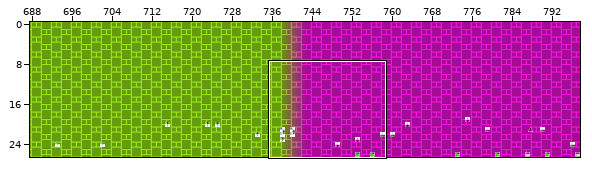
Tiled map, stored at levels/chr_data/tmx/baseafterbase.tmx. Above, an overview of the earlier version with the close-up marked.
Close-up. Earlier state:
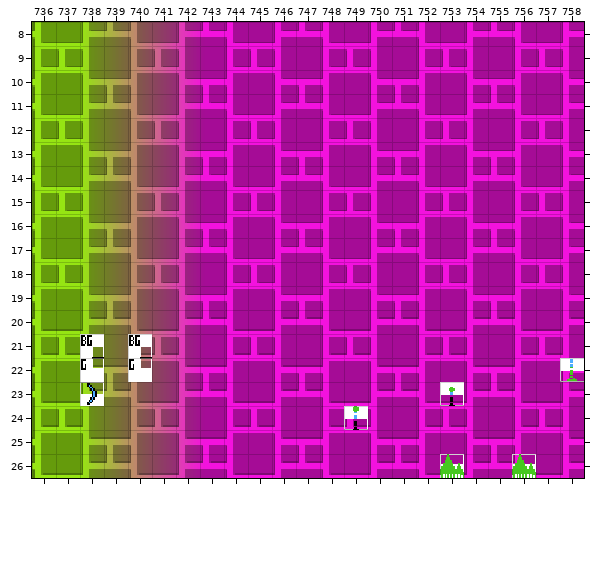
Cells are 16x16 px. Shown: x 736..758, y 8..26. The commit also changed other parts of the map, which this record leaves out. Not drawn, because the pictures are missing: unchanged layer "Layer 2".
The result:
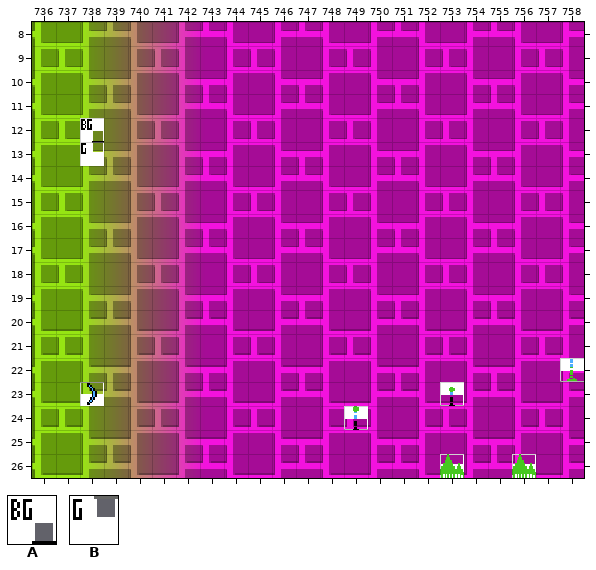
Key: from "sprites": A 256 "BG colour trigger", B 257 "Ground colour trigger".
Objects are placed by their top-left corner, in cells (3,4 is the top-left corner of cell 3,4); size is 1x1 cell unless given.
Diff:
{"where": "layer \"SP\""}
{"now": "A \"BG colour trigger\" at 738,12"}
{"now": "B \"Ground colour trigger\" at 738,13"}
{"was": "A \"BG colour trigger\" at 738,21"}
{"was": "A \"BG colour trigger\" at 740,21"}
{"was": "B \"Ground colour trigger\" at 738,22"}
{"was": "B \"Ground colour trigger\" at 740,22"}
{"label":"added","picture_box":[80,118,104,166]}
{"label":"removed","picture_box":[80,334,104,382]}
{"label":"removed","picture_box":[128,334,152,382]}
